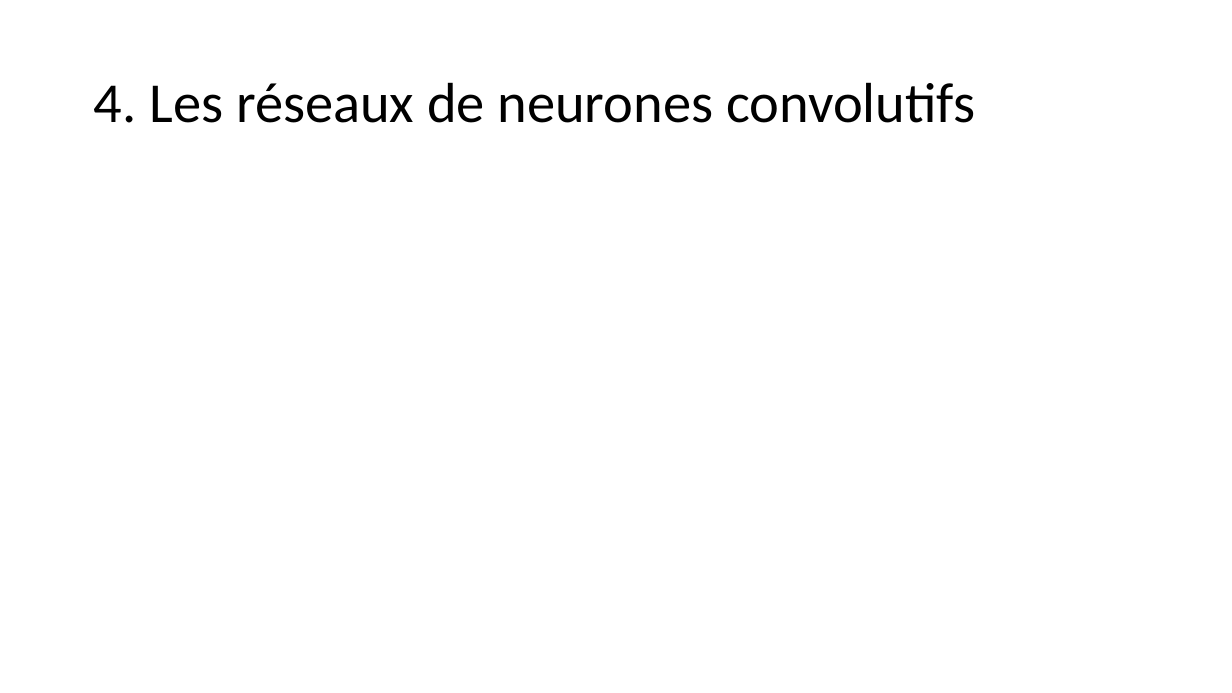
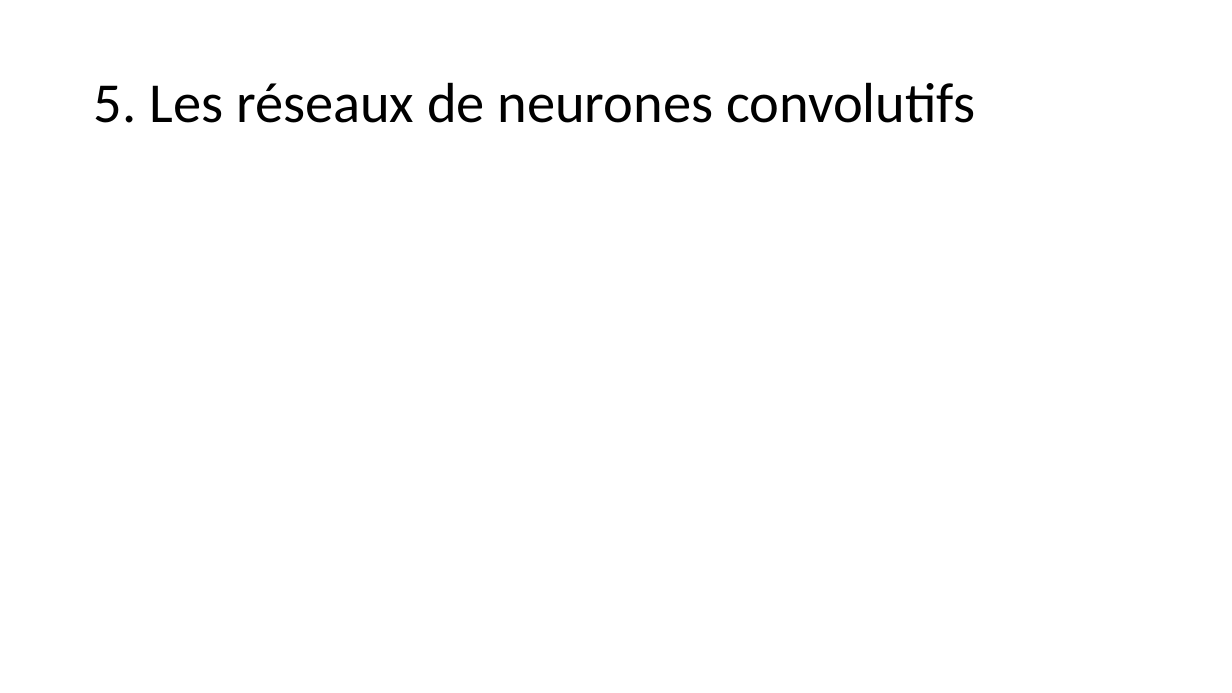
Before and after one commit to jolindien-git/jolindien-git.github.io, a slide deck: slide 20 of Intelligence Artificielle et Analyse de donnees.pptx (slide 18 before the commit). Drawn at 1232x693 pixels with LibreOffice and Linux fonts; fonts in the diff are those of the drawing. Boxes give left, top, right and bottom in pixels: in the first picture for what was removed or moved away, otherwise in the second. Text is boxed around its words. In the diff, an @@ line names an element or a change of style, - is before the commit and + after.

```diff
--- a/Intelligence Artificielle et Analyse de donnees.pptx
+++ b/Intelligence Artificielle et Analyse de donnees.pptx
@@ title at [94, 82, 975, 123]: text changed @@
-4. Les réseaux de neurones convolutifs
+5. Les réseaux de neurones convolutifs
```
Also in this commit, not shown: 4 other slides changed, 2 slides added, 1 slide removed, 4 other files.
